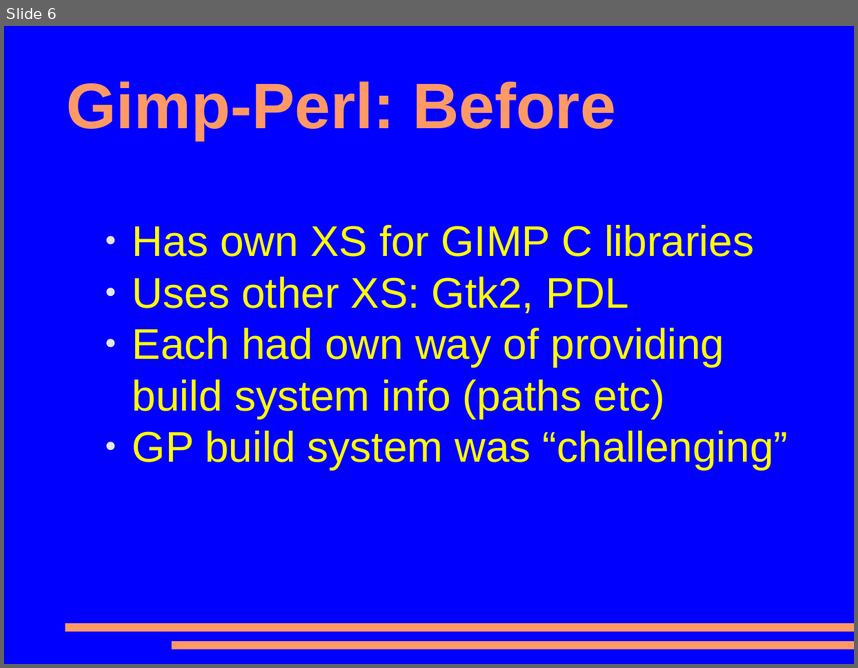
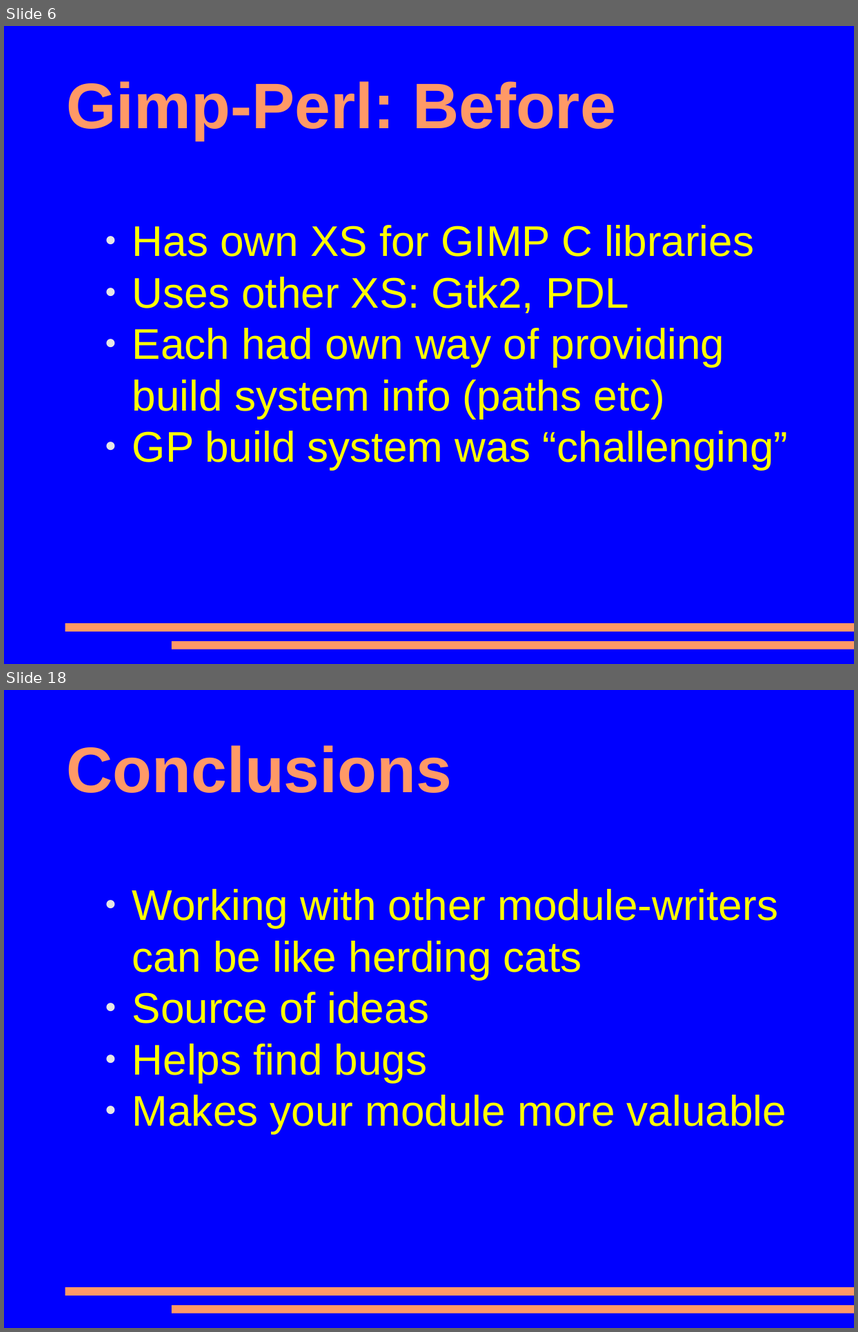
Before and after one commit to mohawk2/presentations, a slide deck: lpw2014-closinggaps.odp. Shown one above the other, each under a label of ours: slide 6 before the commit, slides 6 and 18 after it; the slides between them are not shown. The pictures are 858x668 and 858x1332 pixels, drawn with LibreOffice and Linux fonts; fonts in the diff are those of the drawing. Boxes give left, top, right and bottom in pixels: in the first picture for what was removed or moved away, otherwise in the second. Text is boxed around its words. In the diff, an @@ line names an element or a change of style, - is before the commit and + after.

```diff
--- a/lpw2014-closinggaps.odp
+++ b/lpw2014-closinggaps.odp
@@ slide 18 added at box(4, 690, 854, 1328), background #0000FF; not listed: 2 template elements that a slide beside it also shows @@
@@ title added at box(67, 745, 452, 793), 60 pt, text #FF9966, bold @@
+Conclusions
@@ text added at box(132, 889, 786, 1134), 40 pt, text #FFFF00 @@
+● Working with other module-writers can be like herding cats
+● Source of ideas
+● Helps find bugs
+● Makes your module more valuable
```
Also in this commit, not shown: 6 slides changed, 8 other slides added, 1 slide removed.
